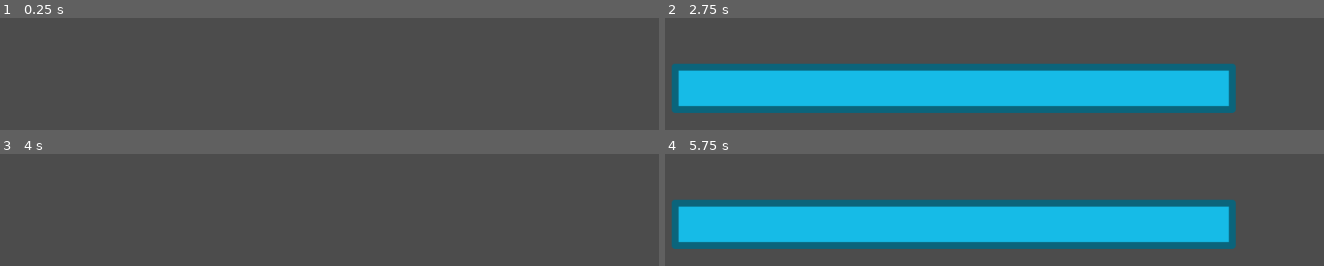
Above: before the commit, frames 1-4 (two rows, left to right).
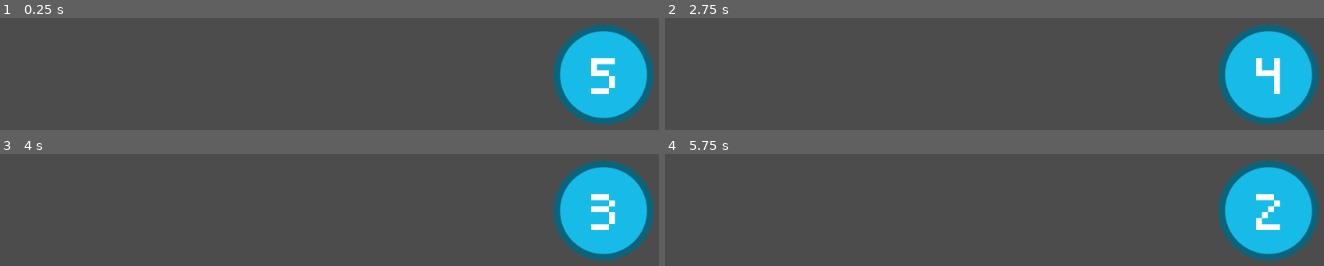
Above: after the commit, the same moments.

Repository: AvantAveGarde/SellyRpgNovember
Game: Godot game, scene res://Combat/CombatTest.tscn
The game is run twice, just before and just after one commit, with the same random seed, the same clock (stepped at 60 frames per second) and the same inputs. The project has no main scene, so this scene is started directly.
Inputs (mouse positions are in pixels of both pictures, inside the frame that each line leads up to):
- Up to frame 1 (0.25 s): no input
- Up to frame 2 (2.75 s): tap Enter at 0.5 s; move the mouse to (outside the picture) at 0.52 s; press the mouse at (outside the picture) at 0.53 s; hold Right (ui_right) 0.53-1.28 s; move the mouse to (outside the picture) at 1.27 s; release the mouse at (outside the picture) at 1.28 s; hold Down (ui_down) 1.28-2.03 s; click (outside the picture) at 1.35 s; tap Space at 2 s; move the mouse to (outside the picture) at 2.02 s; press the mouse at (outside the picture) at 2.03 s; hold Right (ui_right) from 2.03 s (still down)
- Up to frame 3 (4 s): move the mouse to (outside the picture) at 2.77 s; release Right (ui_right) at 2.78 s; release the mouse at (outside the picture) at 2.78 s; hold Up (ui_up) 2.78-3.53 s; click (outside the picture) at 2.85 s; tap Enter at 3.5 s; move the mouse to (outside the picture) at 3.52 s; press the mouse at (outside the picture) at 3.53 s; hold Left (ui_left) from 3.53 s (still down)
- Up to frame 4 (5.75 s): move the mouse to (outside the picture) at 4.27 s; release the mouse at (outside the picture) at 4.28 s; click (outside the picture) at 4.35 s; tap Space at 5 s; move the mouse to (outside the picture) at 5.02 s; release Left (ui_left) at 5.03 s; press the mouse at (outside the picture) at 5.03 s; hold Down (ui_down) from 5.03 s (still down)

The runs differ from the first frame. In frame 1, 11% of the frame differs, in the area x 83-100%, y 6-96%; in frame 2, 47%, in the area x 1-100%, y 6-96%; in frame 3, 11%; in frame 4, 47%.

Commit message:
New combat UI

Diff:
--- a/Combat/CombatSystem.gd
+++ b/Combat/CombatSystem.gd
@@ -1,53 +1,45 @@
 extends Node
 
-#enum State {STATE_NORMAL, STATE_HOLDING}
+enum ChargeType {FIRE, WATER, AIR, EARTH }
 
-var charges = 1
-const heavy_attack_threshold = 0.2
+var charges = 5
+const max_charges = 5
+const charge_threshold = 0.2
 var charge_time = 0.0
-var max_charge = 1.0
 
 var combat_ui
 
 func _ready():
 	combat_ui = get_node("CombatUI")
-	combat_ui.set_energy(0.0)
-	combat_ui.set_max_energy(max_charge - heavy_attack_threshold)
+	combat_ui.set_charges(charges)
 
 func release_attack():
-	if charge_time > heavy_attack_threshold:
-		heavy_attack()
+	if charge_time > charge_threshold:
+		if charges > 0:
+			heavy_attack()
+		else:
+			attack()
 	else:
 		attack()
 
 func hold(delta):
-	if charge_time < max_charge:
-		charge_time += delta
-		#TODO:  Make a better fix for this
-		if charge_time > heavy_attack_threshold:
-			combat_ui.set_energy(charge_time - heavy_attack_threshold)
-	if charge_time > max_charge:
-		charge_time = max_charge
-		combat_ui.set_energy(charge_time - heavy_attack_threshold)
+	charge_time += delta
 
 func attack():
 	charge_time = 0.0
-	combat_ui.set_energy(charge_time)
 	print("attack")
 
 func heavy_attack():
-	print("heavy attack at " + str((charge_time/max_charge) * 100.0) + "%")
 	charge_time = 0.0
-	combat_ui.set_energy(charge_time)
+	charges -= 1
+	combat_ui.set_charges(charges)
+	print("heavy attack")
 
 func parry():
-	charge_time = 0.0
 	print("parry")
 
 func absorb():
-	charge_time = 0.0
 	print("absorb")
 
 func ranged_attack():
-	charge_time = 0.0
 	print("ranged attack")
--- a/Combat/CombatUI.gd
+++ b/Combat/CombatUI.gd
@@ -1,12 +1,9 @@
 extends Control
 
-var energy_bar
+var charge_label
 
 func _ready():
-	energy_bar = get_node("EnergyBar")
+	charge_label = get_node("TextureRect/Label")
 
-func set_energy(value):
-	energy_bar.value = value
-
-func set_max_energy(value):
-	energy_bar.max_value = value
+func set_charges(value):
+	charge_label.set_text(str(value))
--- a/Combat/CombatUI.tscn
+++ b/Combat/CombatUI.tscn
@@ -1,7 +1,16 @@
-[gd_scene load_steps=3 format=2]
+[gd_scene load_steps=5 format=2]
 
 [ext_resource path="res://Combat/CombatUI.gd" type="Script" id=1]
-[ext_resource path="res://Combat/TempEnergyBar.png" type="Texture" id=2]
+[ext_resource path="res://Combat/TempType.png" type="Texture" id=2]
+[ext_resource path="res://Combat/Pixeled.ttf" type="DynamicFontData" id=3]
+
+[sub_resource type="DynamicFont" id=1]
+
+size = 38
+use_mipmaps = false
+use_filter = false
+font_data = ExtResource( 3 )
+_sections_unfolded = [ "Font", "Settings" ]
 
 [node name="Control" type="Control"]
 
@@ -19,36 +28,44 @@
 script = ExtResource( 1 )
 _sections_unfolded = [ "Anchor" ]
 
-[node name="EnergyBar" type="TextureProgress" parent="."]
+[node name="TextureRect" type="TextureRect" parent="."]
 
 anchor_left = 0.0
 anchor_top = 0.0
 anchor_right = 0.0
 anchor_bottom = 0.0
-margin_left = 189.0
-margin_top = 515.0
-margin_right = 911.0
-margin_bottom = 578.0
+margin_left = 889.0
+margin_top = 465.0
+margin_right = 1017.0
+margin_bottom = 593.0
 rect_pivot_offset = Vector2( 0, 0 )
 rect_clip_content = false
 mouse_filter = 1
 size_flags_horizontal = 1
 size_flags_vertical = 1
-min_value = 0.0
-max_value = 100.0
-step = 1.0
-page = 0.0
-value = 50.0
-exp_edit = false
-rounded = false
-texture_under = null
-texture_over = null
-texture_progress = ExtResource( 2 )
-radial_fill_degrees = 360.0
-radial_center_offset = Vector2( 0, 0 )
-nine_patch_stretch = true
-stretch_margin_left = 20
-stretch_margin_top = 20
-stretch_margin_right = 20
-stretch_margin_bottom = 20
-_sections_unfolded = [ "Anchor", "Textures" ]
+texture = ExtResource( 2 )
+stretch_mode = 0
+
+[node name="Label" type="Label" parent="TextureRect"]
+
+anchor_left = 0.0
+anchor_top = 0.0
+anchor_right = 0.0
+anchor_bottom = 0.0
+margin_left = 40.0
+margin_top = 5.0
+margin_right = 95.0
+margin_bottom = 112.0
+rect_pivot_offset = Vector2( 0, 0 )
+rect_clip_content = false
+mouse_filter = 2
+size_flags_horizontal = 1
+size_flags_vertical = 4
+custom_fonts/font = SubResource( 1 )
+text = "0"
+align = 1
+valign = 1
+percent_visible = 1.0
+lines_skipped = 0
+max_lines_visible = -1
+_sections_unfolded = [ "custom_fonts" ]
Binary file added: Combat/Pixeled.ttf
Binary file added: Combat/TempType.png
Not shown, added: Combat/TempType.png.import
